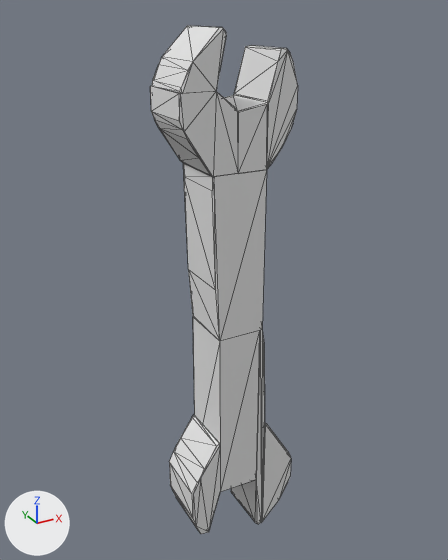
One commit to the OBJ model raven/assets/wrench/11_coll.obj: the scene before it, then after it.
The view is the same before and after, from a 50 mm camera at (-0.0938, -0.176, 0.0955) aimed at (0.0002, -0.005, 0.0101). The axes (+X, +Y, +Z) are drawn at lower left. The lights are the same throughout. The older version comes first. Mesh edges are drawn as thin lines. Where no turn or scale is listed for an object, it has been applied to the vertices.

The first picture shows 'convex_0', 'convex_1', 'convex_2', 'convex_3', 'convex_4', 'convex_5', 'convex_6', 'convex_7', 'convex_8'.
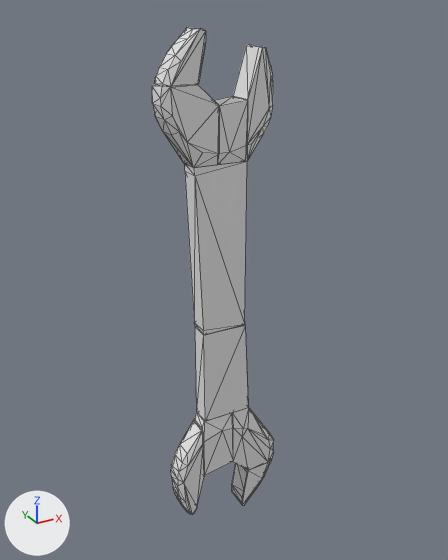
Changed parts and their boxes [x1, y1, x2, y2] in the pictures (448 x 560 px):
'convex_1', reshaped (26% narrower): before [183, 163, 267, 341]; after [185, 161, 247, 335]
'convex_3', reshaped (41% narrower, 63% shorter): before [193, 317, 260, 492]; after [194, 412, 233, 476]
'convex_0', reshaped: before [169, 415, 220, 534]; after [195, 325, 248, 421]
'convex_5', reshaped: before [150, 86, 239, 177]; after [232, 407, 274, 470]
'convex_6', reshaped (9% narrower, 23% taller): before [152, 26, 226, 94]; after [152, 84, 219, 168]
'convex_8', reshaped: before [234, 45, 298, 169]; after [215, 97, 248, 165]
'convex_7', reshaped: before [225, 95, 268, 174]; after [154, 28, 206, 86]
'convex_2', reshaped: before [261, 423, 291, 522]; after [171, 421, 204, 515]
'convex_9', added: after [233, 44, 273, 161]
'convex_4', reshaped (17% wider, 76% shorter): before [231, 330, 265, 524]; after [232, 459, 272, 505]
part 3 of me_convex_2, added: after [171, 421, 204, 515]
part 4 of me_convex_2, deleted: before [261, 423, 291, 522]
part 7 of me_convex_5, added: after [232, 407, 274, 470]
part 8 of me_convex_5, deleted: before [150, 86, 239, 177]

The change in detail:
me_convex_0 is used by ob_convex_0; location (0.0, 0.0, 0.0).
me_convex_0 had 34 vertices, 64 faces and spanned x -0.0209..-0.0096, y -0.0202..0.0002, z -0.0836..-0.0449.
me_convex_0 now has 12 vertices, 20 faces and spans x -0.0092..0.009, y -0.0079..-0.001, z -0.0434..-0.0075.
me_convex_0 part 1: the whole mesh is rebuilt.
me_convex_1 is used by ob_convex_1; location (0.0, 0.0, 0.0).
me_convex_1 had 15 vertices, 26 faces and spanned x -0.0117..0.0066, y -0.0202..0.0002, z -0.0037..0.0508.
me_convex_1 now has 14 vertices, 24 faces and spans x -0.0116..0.0069, y -0.0079..-0.0007, z -0.0075..0.0509.
me_convex_1 part 2: the whole mesh is rebuilt.
me_convex_2 is used by ob_convex_2; location (0.0, 0.0, 0.0).
me_convex_2 had 23 vertices, 42 faces and spanned x 0.0087..0.0216, y -0.0202..0.0002, z -0.0899..-0.0429.
me_convex_2 now has 46 vertices, 88 faces and spans x -0.0209..-0.0104, y -0.0088..0.0001, z -0.0842..-0.047.
me_convex_2 part 3: 46 vertices added at x -0.0209..-0.0104, y -0.0088..0.0001, z -0.0842..-0.047.
me_convex_2 part 4: 23 vertices removed from x 0.0087..0.0216, y -0.0202..0.0002, z -0.0899..-0.0429.
me_convex_3 is used by ob_convex_3; location (0.0, 0.0, 0.0).
me_convex_3 had 14 vertices, 24 faces and spanned x -0.0096..0.0058, y -0.0202..0.0002, z -0.0678..-0.0037.
me_convex_3 now has 17 vertices, 30 faces and spans x -0.0104..0.0021, y -0.0088..0.0001, z -0.0674..-0.0434.
me_convex_3 part 5: the whole mesh is rebuilt.
me_convex_4 is used by ob_convex_4; location (0.0, 0.0, 0.0).
me_convex_4 had 21 vertices, 38 faces and spanned x 0.0058..0.0087, y -0.0202..0.0002, z -0.0907..-0.0037.
me_convex_4 now has 31 vertices, 58 faces and spans x 0.0066..0.021, y -0.0088..0.0001, z -0.0901..-0.0728.
me_convex_4 part 6: the whole mesh is rebuilt.
me_convex_5 is used by ob_convex_5; location (0.0, 0.0, 0.0).
me_convex_5 had 27 vertices, 50 faces and spanned x -0.0217..-0.0034, y -0.0202..0.0002, z 0.0508..0.0745.
me_convex_5 now has 37 vertices, 70 faces and spans x 0.0021..0.0219, y -0.0091..0.0001, z -0.0728..-0.0434.
me_convex_5 part 7: 37 vertices added at x 0.0021..0.0219, y -0.0091..0.0001, z -0.0728..-0.0434.
me_convex_5 part 8: 27 vertices removed from x -0.0217..-0.0034, y -0.0202..0.0002, z 0.0508..0.0745.
me_convex_6 is used by ob_convex_6; location (0.0, 0.0, 0.0).
me_convex_6 had 24 vertices, 44 faces and spanned x -0.0213..-0.0071, y -0.0202..0.0002, z 0.0745..0.0907.
me_convex_6 now has 33 vertices, 62 faces and spans x -0.0218..-0.0035, y -0.0088..0.0001, z 0.0509..0.0752.
me_convex_6 part 9: the whole mesh is rebuilt.
me_convex_7 is used by ob_convex_7; location (0.0, 0.0, 0.0).
me_convex_7 had 13 vertices, 22 faces and spanned x -0.0034..0.0066, y -0.0202..0.0002, z 0.0508..0.0703.
me_convex_7 now has 28 vertices, 52 faces and spans x -0.0209..-0.0077, y -0.0088..0.0001, z 0.0752..0.0901.
me_convex_7 part 10: the whole mesh is rebuilt.
me_convex_8 is used by ob_convex_8; location (0.0, 0.0, 0.0).
me_convex_8 had 36 vertices, 68 faces and spanned x 0.0066..0.0166, y -0.0202..0.0002, z 0.0508..0.0849.
me_convex_8 now has 15 vertices, 26 faces and spans x -0.0035..0.0063, y -0.0088..0.0001, z 0.0509..0.0698.
me_convex_8 part 11: the whole mesh is rebuilt.
Mesh me_convex_9 is new.
It has 40 vertices, 76 faces and spans x 0.0063..0.0162, y -0.0088..0.0001, z 0.0509..0.0851.
Object 'convex_9' (ob_convex_9) is new; it shows me_convex_9.
Its location is (0.0, 0.0, 0.0).
